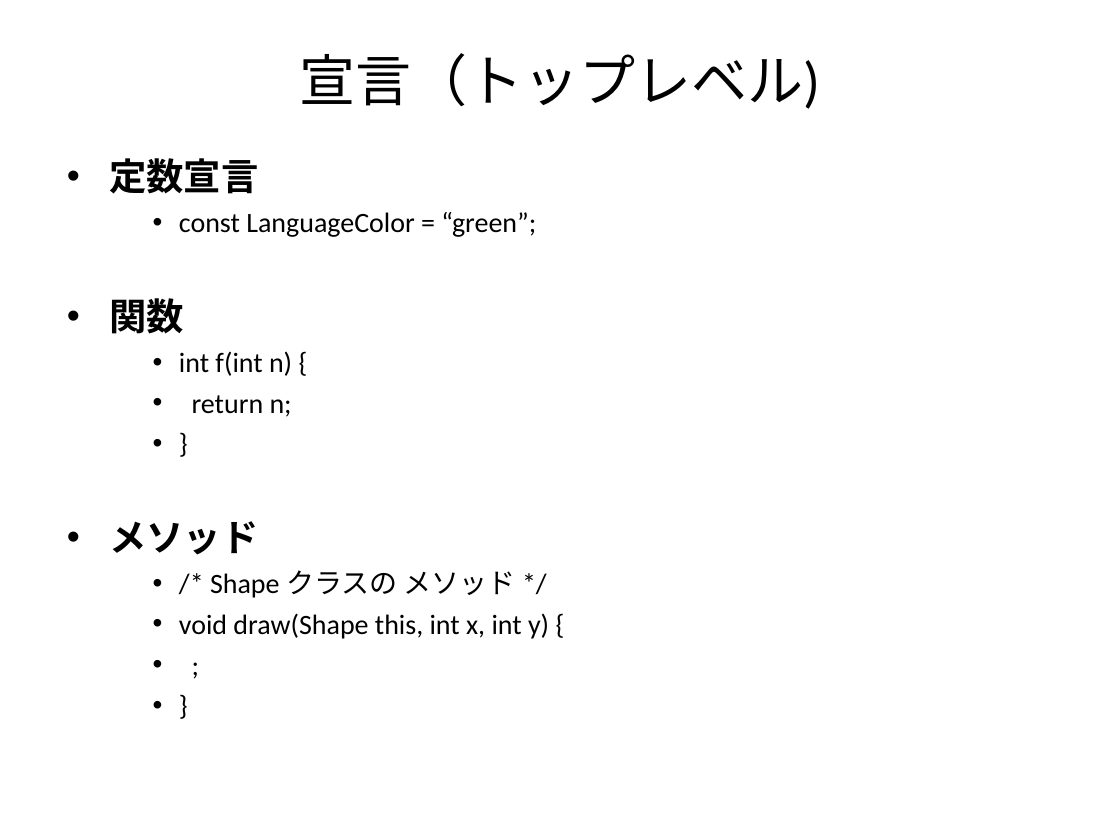
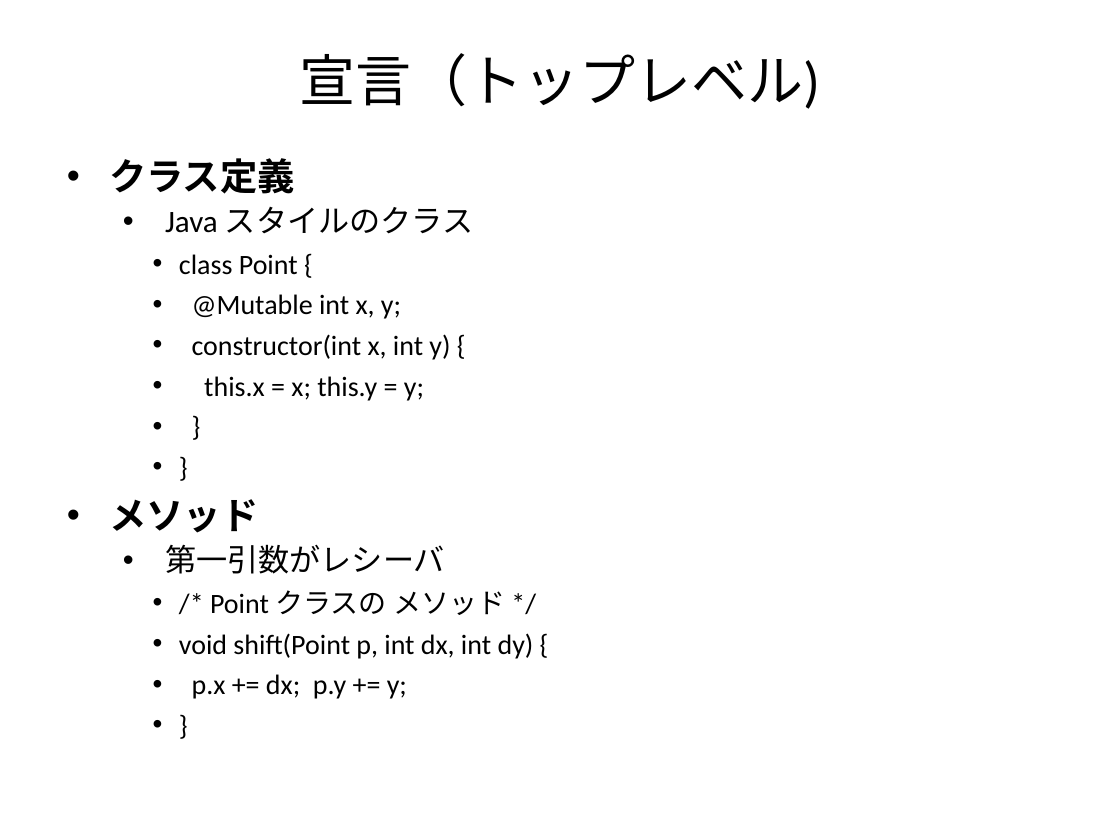
Before and after one commit to GreenTeaScript/GreenTeaScript, a slide deck: slide 7 of spec/GreenTeaScriptSpec.ppt (slide 5 before the commit). Drawn at 1120x840 pixels with LibreOffice and Linux fonts; fonts in the diff are those of the drawing. Boxes give left, top, right and bottom in pixels: in the first picture for what was removed or moved away, otherwise in the second. Text is boxed around its words. In the diff, an @@ line names an element or a change of style, - is before the commit and + after.

```diff
--- a/spec/GreenTeaScriptSpec.ppt
+++ b/spec/GreenTeaScriptSpec.ppt
@@ text at box(109, 158, 474, 401): text changed @@
-• 定数宣言
-    • const LanguageColor = “green”;
-• 関数
-    • int f(int n) {
-    • return n;
+• クラス定義
+  • Java スタイルのクラス
+    • class Point {
+    • @Mutable int x, y;
+    • constructor(int x, int y) {
+    • this.x = x; this.y = y;
+    • }
@@ text at box(165, 544, 534, 699): text changed @@
-    • /* Shape クラスの メソッド */
-    • void draw(Shape this, int x, int y) {
-    • ;
+  • 第一引数がレシーバ
+    • /* Point クラスの メソッド */
+    • void shift(Point p, int dx, int dy) {
+    • p.x += dx; p.y += y;
```
Also in this commit, not shown: 1 other slide changed, 4 slides added, 1 other file.
